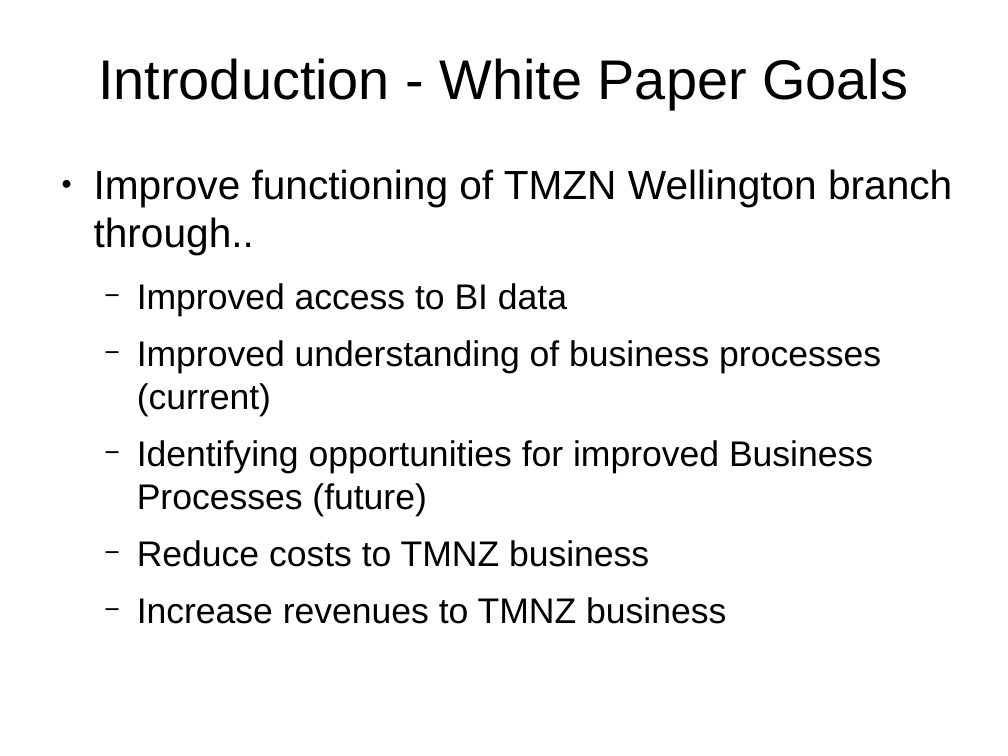
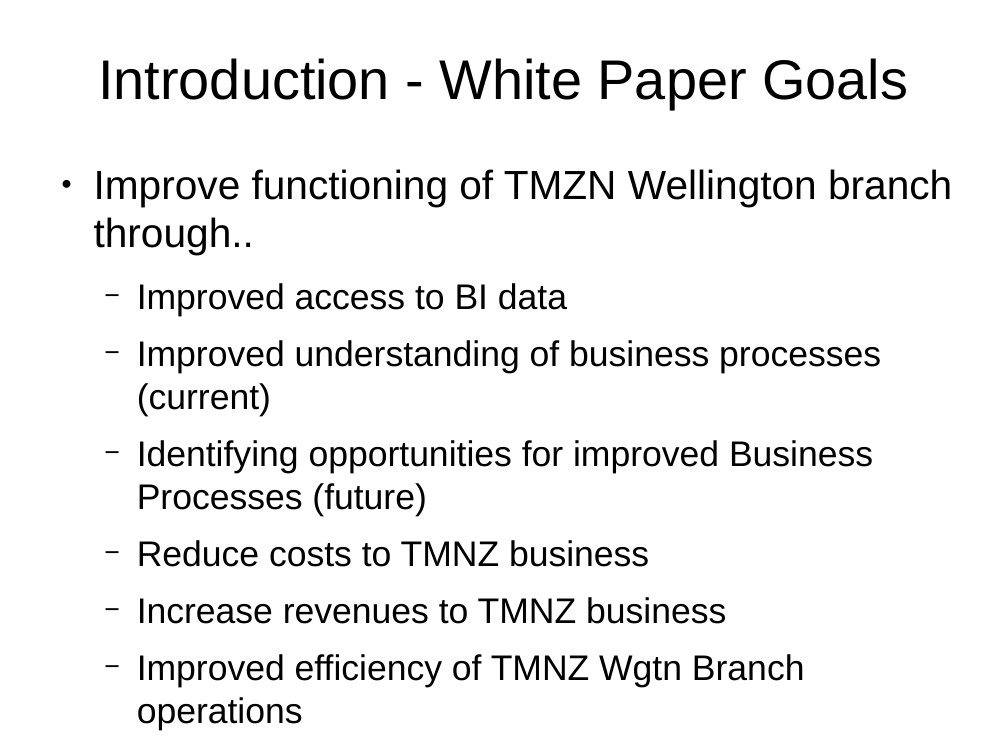
Before and after one commit to monkeysh1ne/TMNZ_Stuff, a slide deck: slide 3 of Workflows BP Models.odp. Drawn at 1008x756 pixels with LibreOffice and Linux fonts; fonts in the diff are those of the drawing. Boxes give left, top, right and bottom in pixels: in the first picture for what was removed or moved away, otherwise in the second. Text is boxed around its words. In the diff, an @@ line names an element or a change of style, - is before the commit and + after.

Commit message:
Amended Introduction to 'Workflows BP Models' presentation.

```diff
--- a/Workflows BP Models.odp
+++ b/Workflows BP Models.odp
@@ text at [137,654,805,730]: paragraph added @@
+  − Improved efficiency of TMNZ Wgtn Branch operations
```
Also in this commit, not shown: 1 other file.
